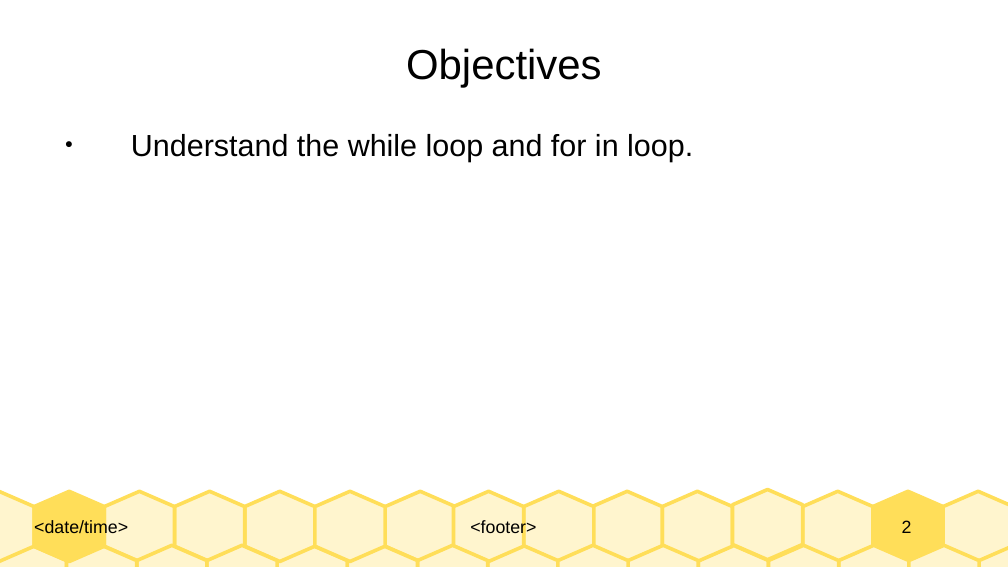
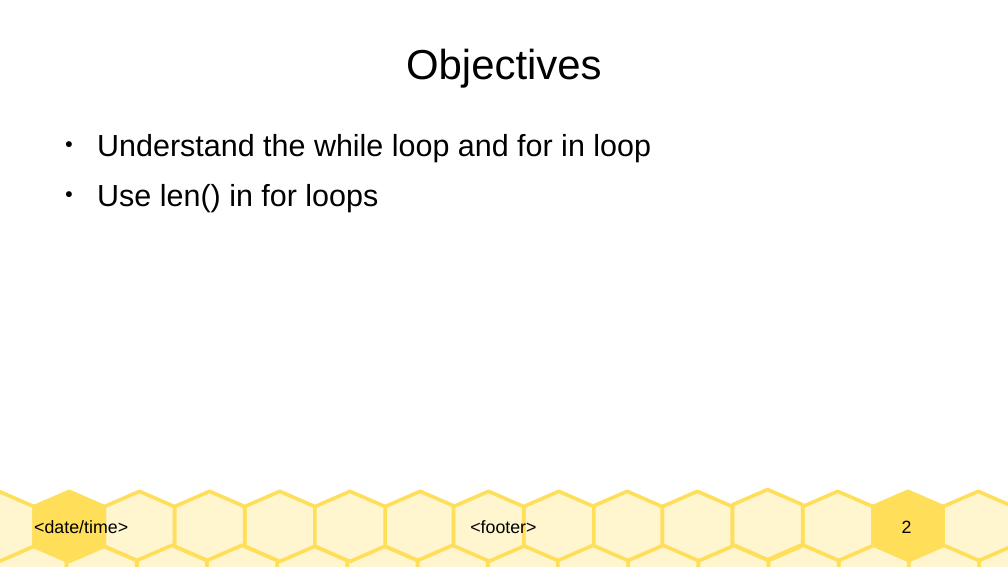
Before and after one commit to J-Rog/Lab3BaseTemplate, a slide deck: slide 2 of Lab3.odp. Drawn at 1008x567 pixels with LibreOffice and Linux fonts; fonts in the diff are those of the drawing. Boxes give left, top, right and bottom in pixels: in the first picture for what was removed or moved away, otherwise in the second. Text is boxed around its words. In the diff, an @@ line names an element or a change of style, - is before the commit and + after.

```diff
--- a/Lab3.odp
+++ b/Lab3.odp
@@ text at [97,134,651,212]: text changed @@
-● Understand the while loop and for in loop.
+● Understand the while loop and for in loop
+● Use len() in for loops
```
Also in this commit, not shown: 1 slide added.
